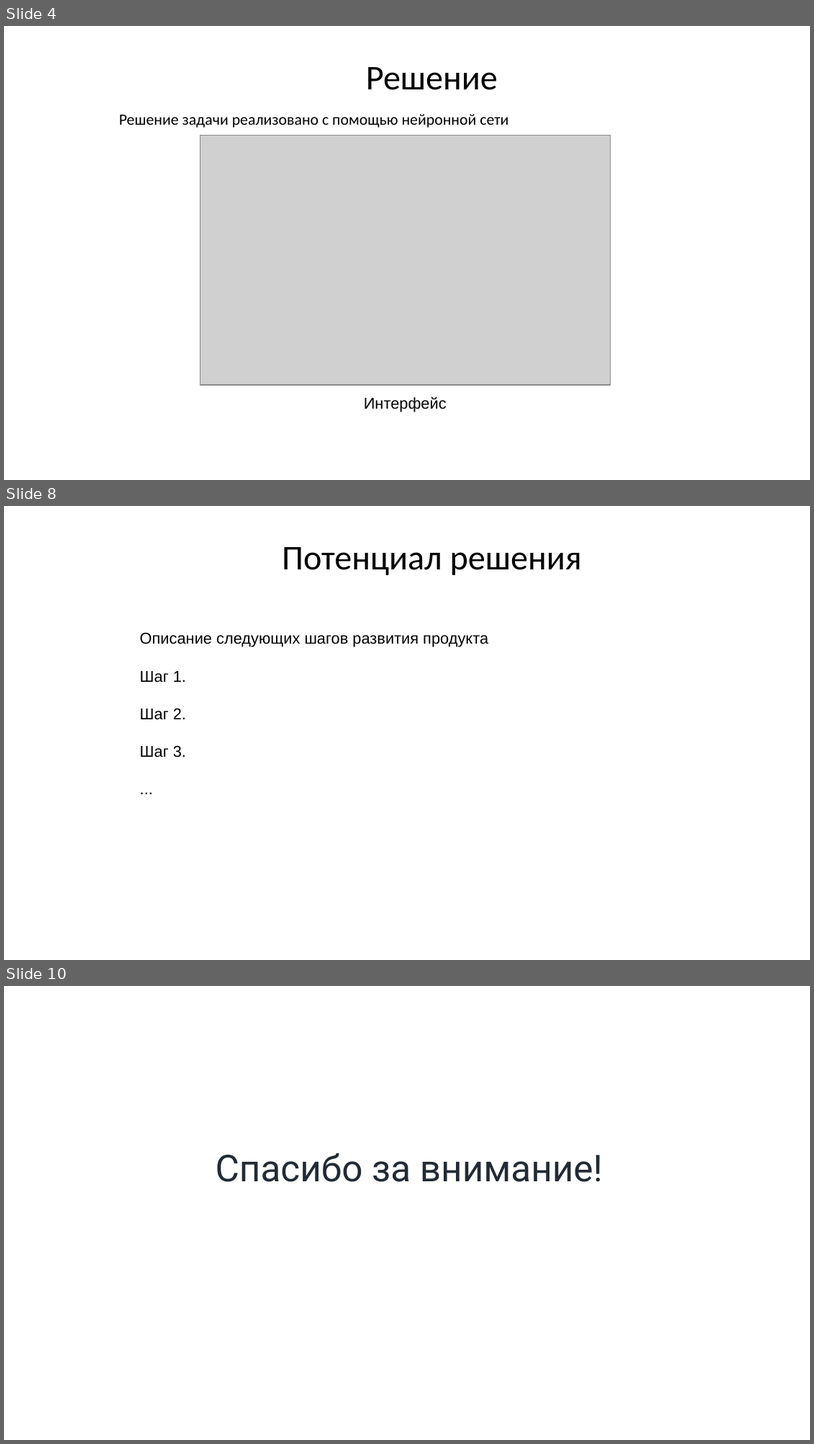
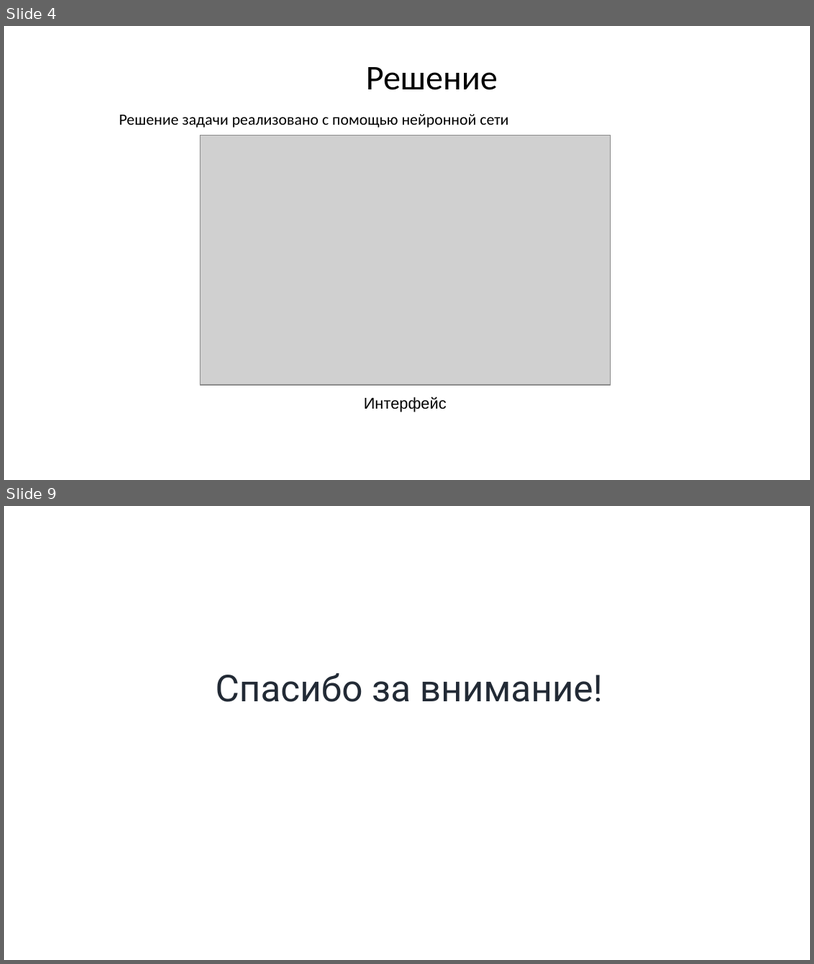
Before and after one commit to Rashad888/HackTask, a slide deck: Шаблон_Авиахакатон_2021.pptx. Shown one above the other, each under a label of ours: slides 4, 8 and 10 before the commit, slides 4 and 9 after it; the slides between them are not shown. The pictures are 814x1444 and 814x964 pixels, drawn with LibreOffice and Linux fonts; fonts in the diff are those of the drawing; grey boxes stand for pictures; background and template pictures are left out. Boxes give left, top, right and bottom in pixels: in the first picture for what was removed or moved away, otherwise in the second. Text is boxed around its words. In the diff, an @@ line names an element or a change of style, - is before the commit and + after.

```diff
--- a/Шаблон_Авиахакатон_2021.pptx
+++ b/Шаблон_Авиахакатон_2021.pptx
@@ slide 8 removed at box(4, 506, 810, 960), background picture (left out) @@
@@ text removed at box(31, 518, 89, 569) @@
-6
@@ text removed at box(282, 547, 582, 575) @@
-Потенциал решения
@@ text removed at box(140, 632, 489, 757) @@
-Описание следующих шагов развития продукта
-Шаг 1.
-Шаг 2.
-Шаг 3.
-...
@@ what was slide 10 is now slide 9 @@
```
Also in this commit, not shown: 5 slides changed, 1 other file.
